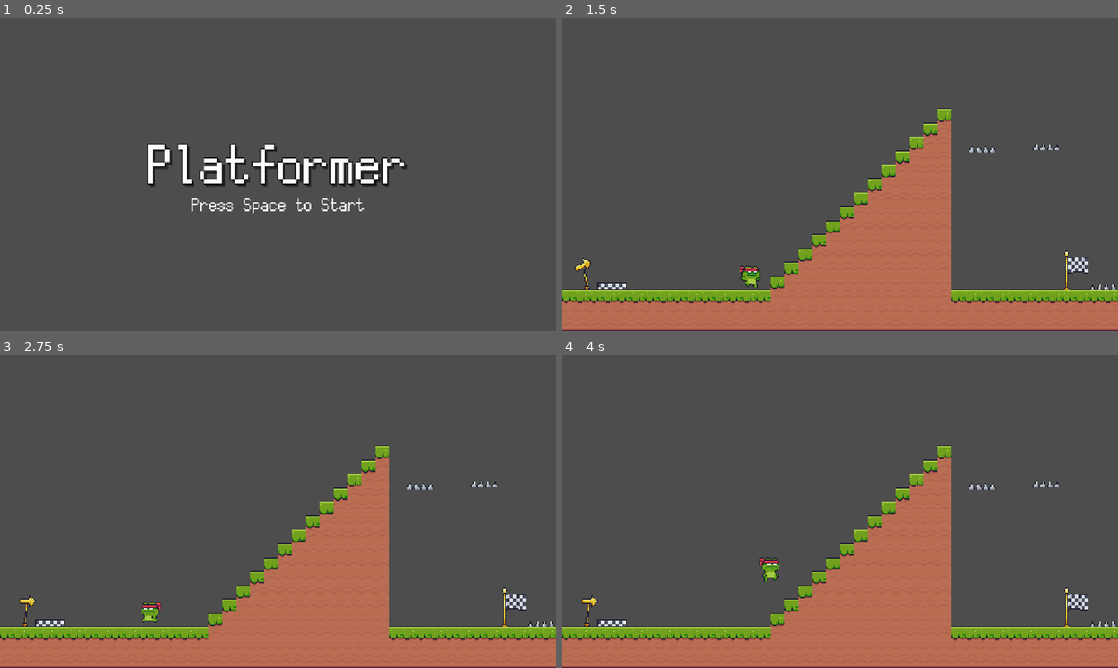
Above: before the commit, frames 1-4 (two rows, left to right).
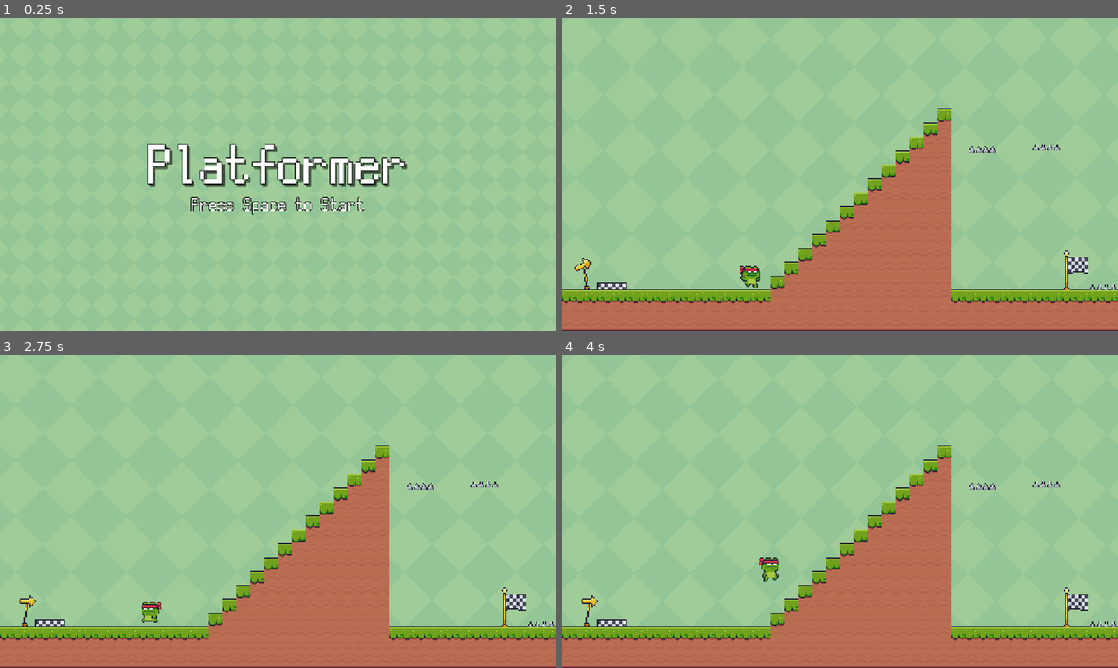
Above: after the commit, the same moments.

Repository: joshuafolkken/godot-2d-platformer
Game: Godot game, scene res://scenes/main.tscn
Two runs of this game, one before a commit and one after it. Both use one fixed random seed, a clock stepped at 60 frames per second and the inputs below.
Inputs:
- Up to frame 1 (0.25 s): no input
- Up to frame 2 (1.5 s): tap Space (jump) at 0.5, 0.77 s; hold D (right) from 0.53 s (still down)
- Up to frame 3 (2.75 s): tap Space (jump) at 1.52 s; release D (right) at 2.03 s; hold A (left) from 2.03 s (still down)
- Up to frame 4 (4 s): release A (left) at 2.78 s; hold D (right) from 2.78 s (still down); tap Space (jump) at 3.02, 3.77 s

The runs differ from the first frame. In frame 1, 98% of the frame differs, in the area x 0-100%, y 0-100%; in frame 2, 76%; in frame 3, 76%; in frame 4, 76%.

Commit message:
background #41

Diff:
--- /dev/null
+++ b/scenes/background.tscn
@@ -0,0 +1,17 @@
+[gd_scene load_steps=3 format=3 uid="uid://bnfahk087865n"]
+
+[ext_resource type="Script" uid="uid://bdwqwmsmil3om" path="res://scripts/background.gd" id="1_y0upk"]
+[ext_resource type="Texture2D" uid="uid://bkn5m1wjaq541" path="res://assets/Background/Green.png" id="2_y0upk"]
+
+[node name="Background" type="ParallaxBackground"]
+script = ExtResource("1_y0upk")
+
+[node name="ParallaxLayer" type="ParallaxLayer" parent="."]
+motion_mirroring = Vector2(640, 640)
+
+[node name="Sprite2D" type="Sprite2D" parent="ParallaxLayer"]
+texture_repeat = 2
+texture = ExtResource("2_y0upk")
+centered = false
+region_enabled = true
+region_rect = Rect2(0, 0, 640, 640)
--- a/scenes/hud.tscn
+++ b/scenes/hud.tscn
@@ -12,6 +12,8 @@
 
 [sub_resource type="LabelSettings" id="LabelSettings_5ysmq"]
 font_size = 40
+outline_size = 5
+outline_color = Color(0, 0, 0, 1)
 
 [node name="HUD" type="Control"]
 layout_mode = 3
--- a/scenes/level_base.tscn
+++ b/scenes/level_base.tscn
@@ -8,6 +8,7 @@
 [ext_resource type="PackedScene" uid="uid://dhbwng1elwhg8" path="res://scenes/start.tscn" id="5_8rhjg"]
 [ext_resource type="PackedScene" uid="uid://c2mu03ncq04o1" path="res://scenes/goal.tscn" id="6_krm4r"]
 [ext_resource type="PackedScene" uid="uid://drfk74s8f3rrj" path="res://scenes/hud.tscn" id="7_8n3nq"]
+[ext_resource type="PackedScene" uid="uid://bnfahk087865n" path="res://scenes/background.tscn" id="8_6k8qy"]
 
 [node name="LevelBase" type="Node2D"]
 script = ExtResource("1_2v7b3")
@@ -40,6 +41,8 @@
 [node name="Goal" parent="." instance=ExtResource("6_krm4r")]
 position = Vector2(589, -79)
 
+[node name="Background" parent="." instance=ExtResource("8_6k8qy")]
+
 [node name="CanvasLayer" type="CanvasLayer" parent="."]
 
 [node name="HUD" parent="CanvasLayer" instance=ExtResource("7_8n3nq")]
--- a/scenes/main.tscn
+++ b/scenes/main.tscn
@@ -1,6 +1,7 @@
-[gd_scene load_steps=4 format=3 uid="uid://dfddsmhm3n04y"]
+[gd_scene load_steps=5 format=3 uid="uid://dfddsmhm3n04y"]
 
 [ext_resource type="Script" uid="uid://dn53tlskbhru8" path="res://scripts/main.gd" id="1_o5qli"]
+[ext_resource type="PackedScene" uid="uid://bnfahk087865n" path="res://scenes/background.tscn" id="2_0wfyh"]
 
 [sub_resource type="LabelSettings" id="LabelSettings_0wfyh"]
 font_size = 120
@@ -12,9 +13,13 @@
 
 [sub_resource type="LabelSettings" id="LabelSettings_sugp2"]
 font_size = 40
+outline_size = 5
+outline_color = Color(0, 0, 0, 1)
 
 [node name="Main" type="Node2D"]
 script = ExtResource("1_o5qli")
+
+[node name="Background" parent="." instance=ExtResource("2_0wfyh")]
 
 [node name="CanvasLayer" type="CanvasLayer" parent="."]
 
--- /dev/null
+++ b/scripts/background.gd
@@ -0,0 +1,12 @@
+extends ParallaxBackground
+
+@export var scroll_speed := 50.0
+
+@onready var sprite: Sprite2D = $ParallaxLayer/Sprite2D
+
+
+func _process(delta: float) -> void:
+	sprite.region_rect.position += delta * Vector2(scroll_speed, scroll_speed)
+
+	if sprite.region_rect.position >= Vector2(64.0, 64.0):
+		sprite.region_rect.position = Vector2.ZERO
Not shown: 1 places in scenes/level_base.tscn that only renumber resources
Not shown, added: scripts/background.gd.uid
